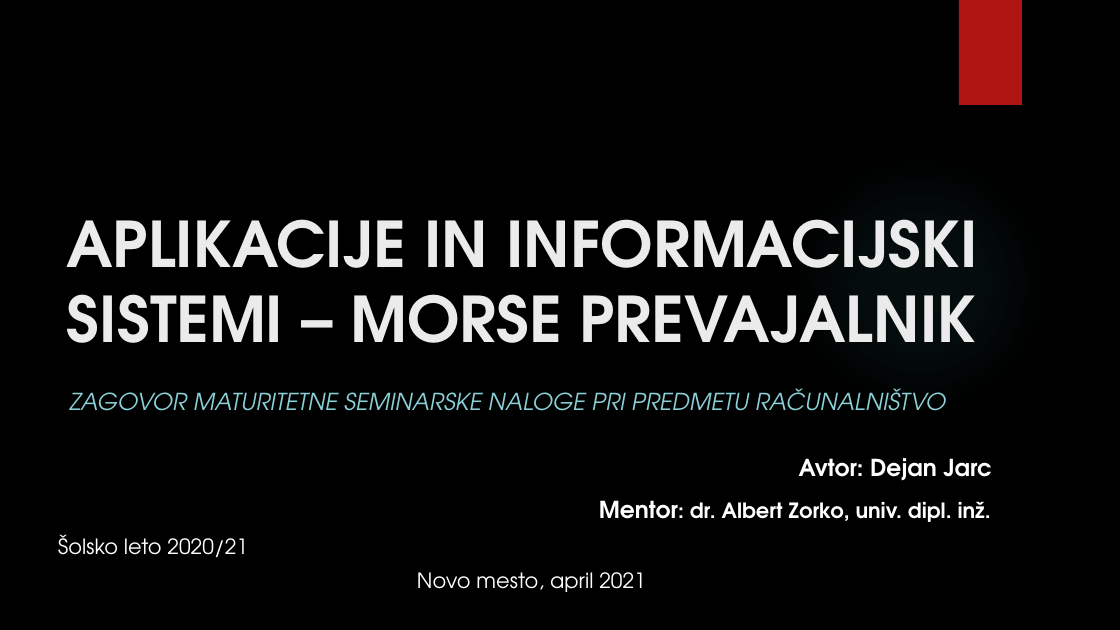
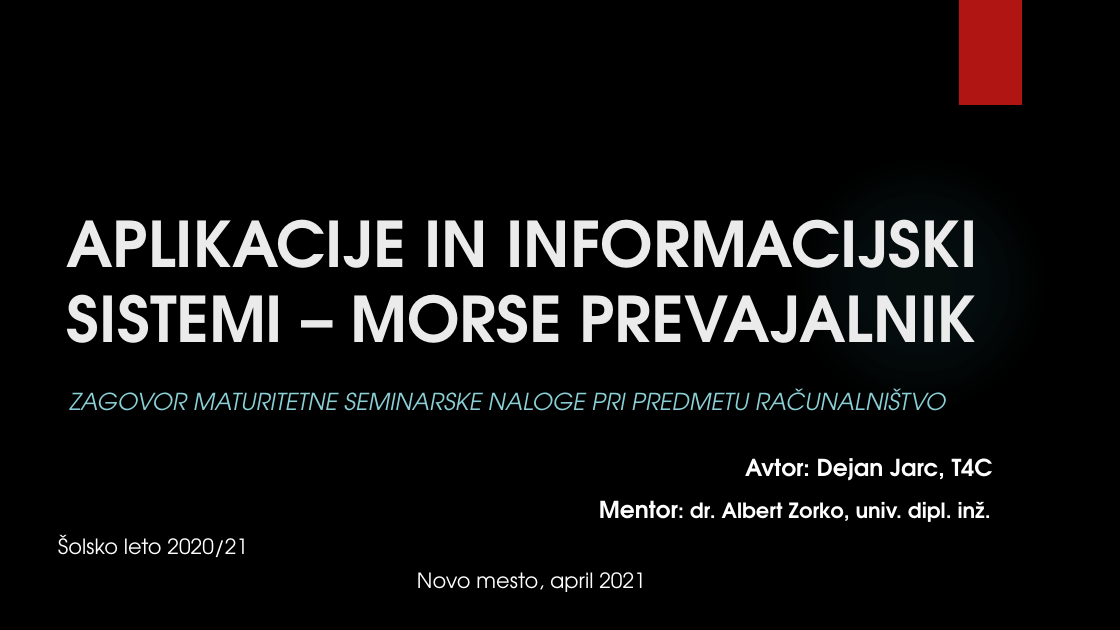
Before and after one commit to MrSlick01/MorsePrevajalnik, a slide deck: slide 1 of ZagovorSeminarske_JarcDejan.pptx. Drawn at 1120x630 pixels with LibreOffice and Linux fonts; fonts in the diff are those of the drawing; background and template pictures are left out. Boxes give left, top, right and bottom in pixels: in the first picture for what was removed or moved away, otherwise in the second. Text is boxed around its words. In the diff, an @@ line names an element or a change of style, - is before the commit and + after.

```diff
--- a/ZagovorSeminarske_JarcDejan.pptx
+++ b/ZagovorSeminarske_JarcDejan.pptx
@@ text at (x1=745, y1=458, x2=993, y2=481): text changed @@
-Avtor: Dejan Jarc
+Avtor: Dejan Jarc, T4C
```
Also in this commit, not shown: 4 slides added, 1 slide removed.
